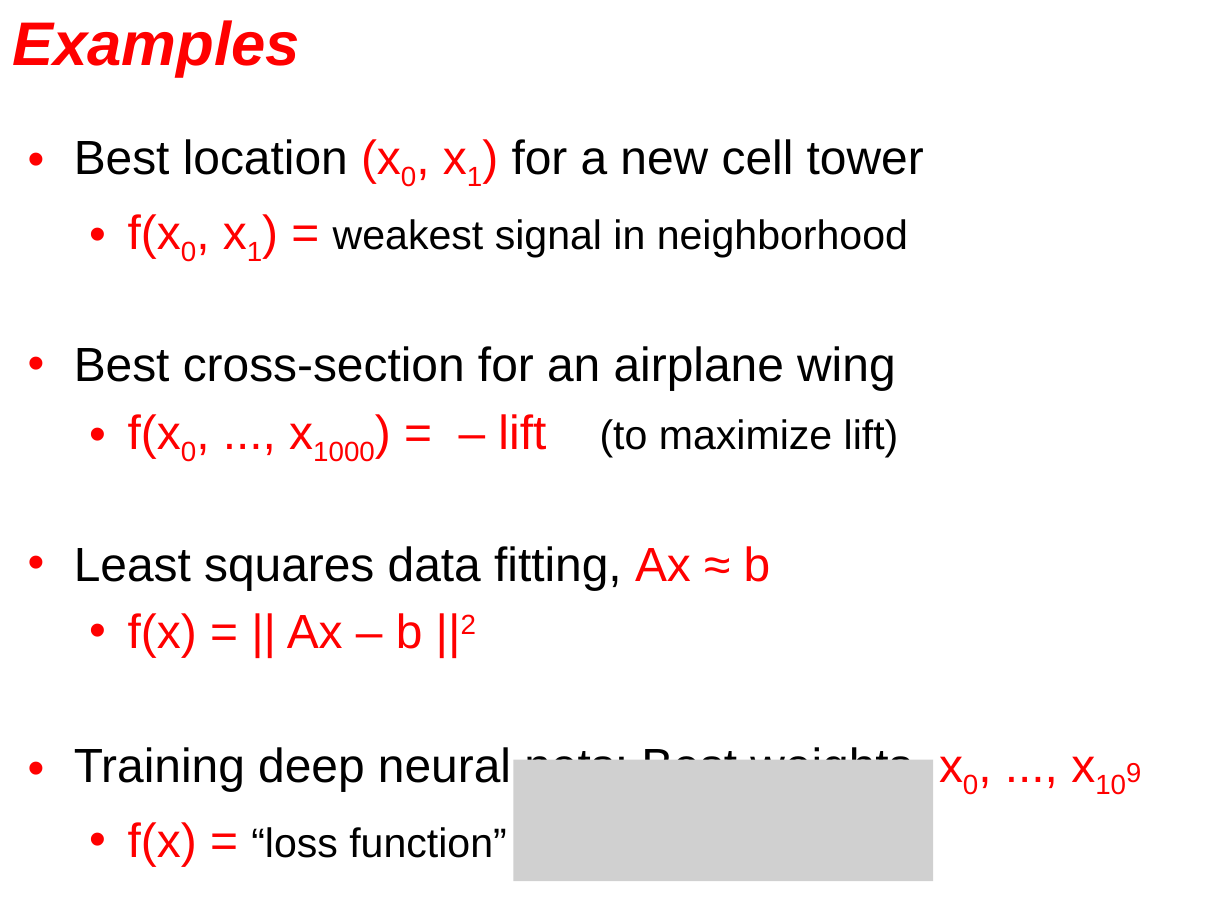
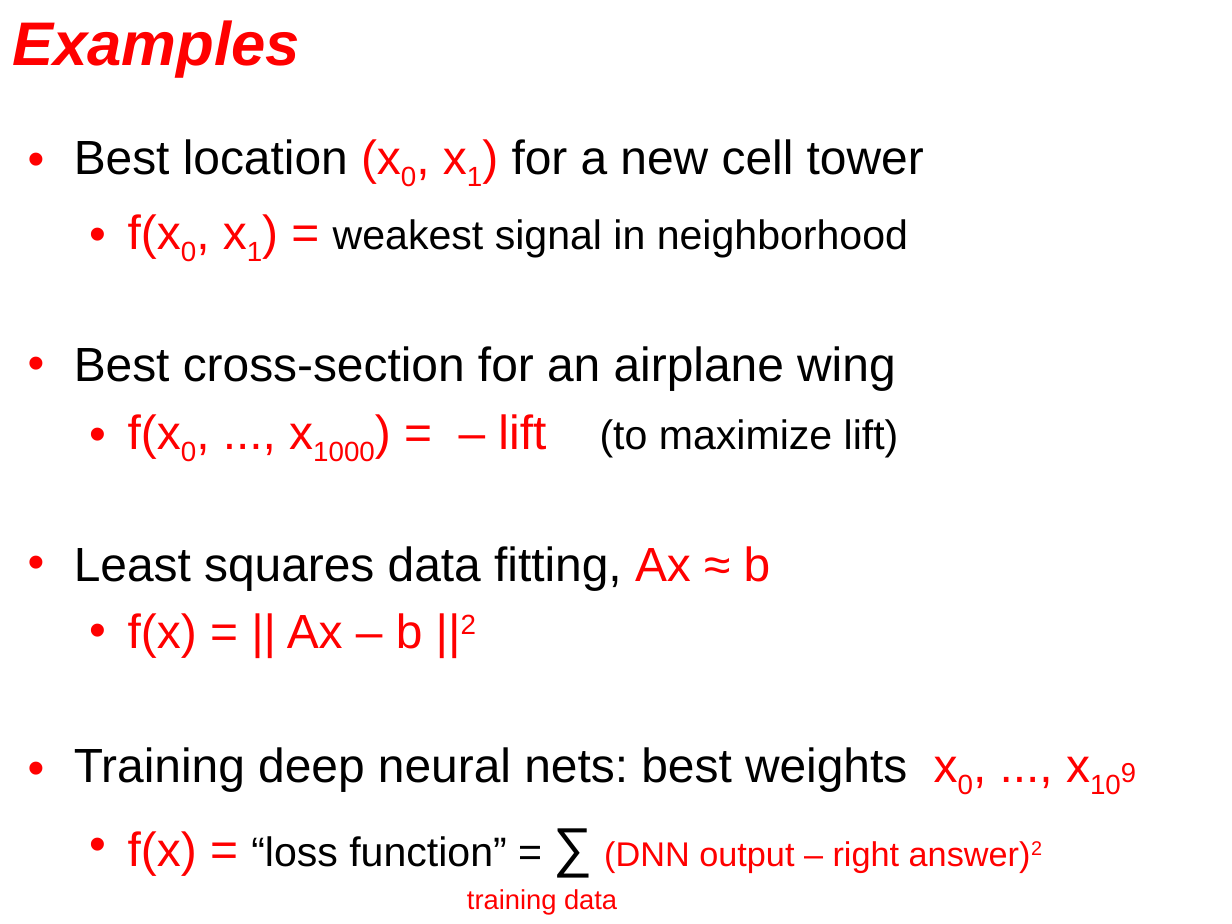
Before and after one commit to johnrgilbert/CS111-2021-fall, a slide deck: slide 2 of LectureMaterials/11-23-Tuesday/cs111-02-optimization.pptx. Drawn at 1232x924 pixels with LibreOffice and Linux fonts; fonts in the diff are those of the drawing; grey boxes stand for pictures. Boxes give left, top, right and bottom in pixels: in the first picture for what was removed or moved away, otherwise in the second. Text is boxed around its words. In the diff, an @@ line names an element or a change of style, - is before the commit and + after.

```diff
--- a/LectureMaterials/11-23-Tuesday/cs111-02-optimization.pptx
+++ b/LectureMaterials/11-23-Tuesday/cs111-02-optimization.pptx
@@ text at box(74, 747, 1042, 915): text changed; text colour #000000 to #FF0000 @@
-• Training deep neural nets: Best weights x0, ..., x109
-  • f(x) = “loss function” =
+• Training deep neural nets: best weights x0, ..., x109
+  • f(x) = “loss function” = ∑ (DNN output – right answer)2
+  training data
@@ picture removed at box(514, 760, 934, 882) @@
```
Also in this commit, not shown: 1 other slide changed, 1 other file.
